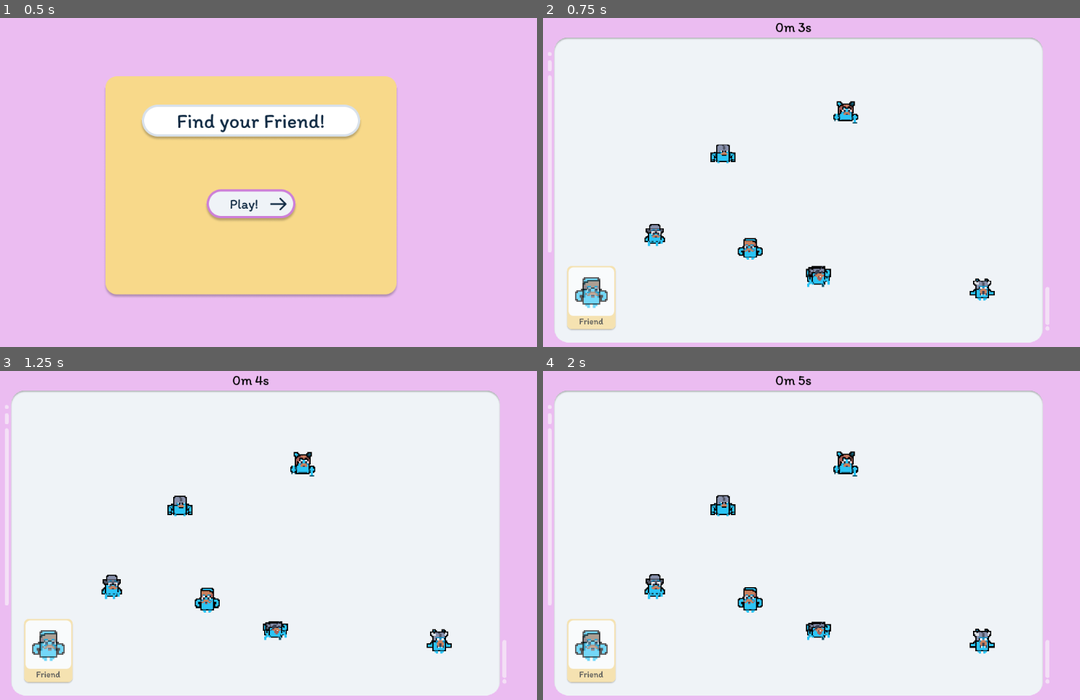
Above: before the commit, frames 1-4 (two rows, left to right).
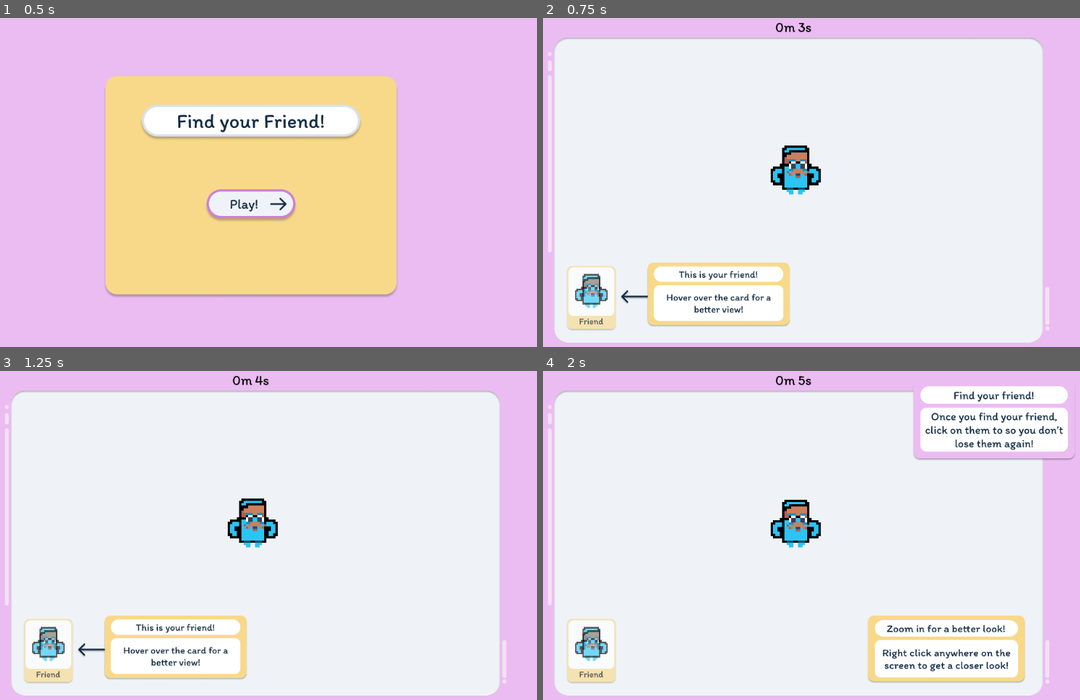
Above: after the commit, the same moments.

Repository: brettkolodny/find-your-friend
Game: Godot game, scene res://Scenes/TitleScreen/TitleScreen.tscn
The game is run twice, just before and just after one commit, with the same random seed, the same clock (stepped at 60 frames per second) and the same inputs.
Inputs (mouse positions are in pixels of both pictures, inside the frame that each line leads up to):
- Up to frame 1 (0.5 s): no input
- Up to frame 2 (0.75 s): click (795, 205) at 0.5 s
- Up to frame 3 (1.25 s): no input
- Up to frame 4 (2 s): move the mouse to (591, 650) at 1.27 s; right-click (591, 650) at 1.35 s

Frame 1 is identical in both runs. In frame 2, 4.4% of the frame differs, in the area x 5-85%, y 25-94%; in frame 3, 4.5%; in frame 4, 8.0%, in the area x 5-100%, y 4-95%.
Error after the commit: Invalid set index 'visible' (on base: 'null instance') with value of type 'bool'. (res://Scenes/Tutorial/Tutorial.gd:31)

Commit message:
Change first level to tutorial

Diff:
--- a/Scenes/Tutorial/Tutorial.gd
+++ b/Scenes/Tutorial/Tutorial.gd
@@ -25,7 +25,7 @@
 func _process(delta):
 	if Input.is_action_just_pressed("ui_right_click"):
 		$ZoomTutorial.visible = false
-		$Level/FindFriendTutorial/TextureRect.visible = true
+		$Level/FindFriendTutorial/FindFriendTutorialInstructions.visible = true
 	elif Input.is_action_just_released("ui_right_click"):
 		$ZoomTutorial.visible = true
 		$Level/FindFriendTutorial/TextureRect.visible = false
--- a/Scripts/Global.gd
+++ b/Scripts/Global.gd
@@ -1,6 +1,7 @@
 extends Node
 
 const TITLE_SCENE = preload("res://Scenes/TitleScreen/TitleScreen.tscn")
+const TUTORIAL_SCENE = preload("res://Scenes/Tutorial/Tutorial.tscn")
 const LEVEL_SCENE = preload("res://Scenes/Level/Level.tscn")
 const LEVEL_WIN_SCENE = preload("res://Scenes/LevelWinScreen/LevelWinScreen.tscn")
 const LOSE_SCENE = preload("res://Scenes/LoseScreen/LoseScreen.tscn")
@@ -84,7 +85,7 @@
 
 
 func start_game():
-	get_tree().change_scene_to(LEVEL_SCENE)
+	get_tree().change_scene_to(TUTORIAL_SCENE)
 
 
 func next_level():
